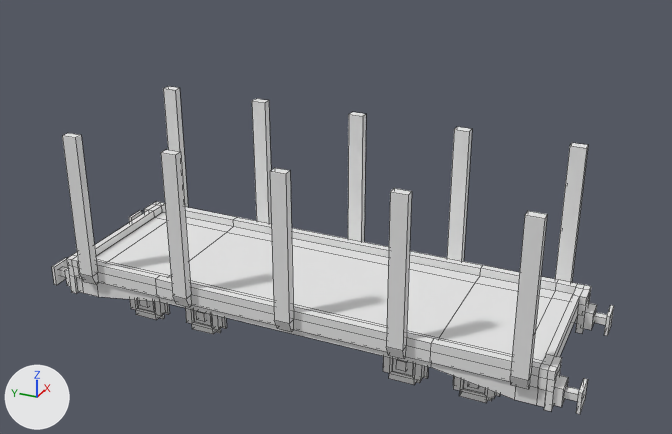
Renders of the Blender file moretrains_industrial/blend/moretrains_wagon_wood.blend from each side of a commit.
The view is the same before and after, from a 50 mm camera at (-69.0, -32.5, 42.8) aimed at (0.2, -1.4, 8.2). The axes (+X, +Y, +Z) are drawn at lower left. The lights are the same throughout. Mesh edges are drawn as thin lines.

The first picture shows 'wood_wagon'.
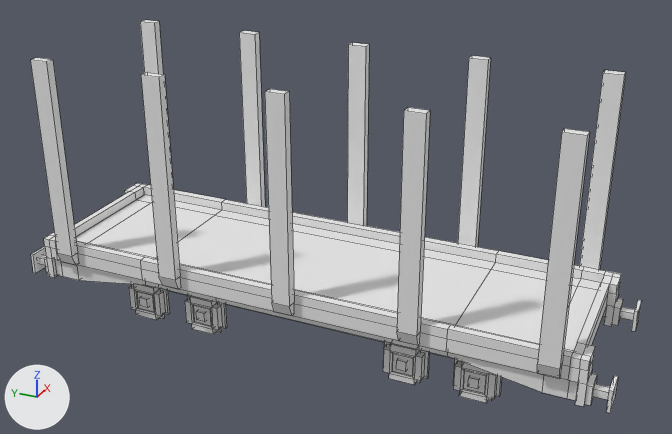
The change, as a diff of the scene's bpy script:
```diff
--- a/moretrains_industrial/blend/moretrains_wagon_wood.blend.py
+++ b/moretrains_industrial/blend/moretrains_wagon_wood.blend.py
@@ me_cube_033 @@
 # used by ob_wood_wagon; location = (0.0, 0.0, 0.0)
-me_cube_033.from_pydata(...)  # 960 vertices, 809 faces; spans x -8.3..8.3, y -25.4..25.4, z -3.8..15.4
+me_cube_033.from_pydata(...)  # 960 vertices, 809 faces; spans x -8.4..8.5, y -27.6..27.6, z -3.8..21.9
+# me_cube_033 part 1: the loose piece of 8 vertices spanning x -4.6..4.6, y -21.3..21.3, z -1.7..1.0 is scaled about its middle by (1.04, 1.13, 1.51), then moved by (0.0, 0.0, 0.5)
+# me_cube_033 part 2: the loose piece of 16 vertices spanning x -7.1..-5.4, y 23.0..25.3, z -0.8..0.9 is moved by (-0.2, 2.2, 0.9)
+# me_cube_033 part 3: the loose piece of 8 vertices spanning x -7.3..-5.3, y 25.1..25.4, z -0.9..1.1 is moved by (-0.2, 2.2, 0.9)
+# me_cube_033 part 4: the loose piece of 8 vertices spanning x 5.3..7.3, y 25.1..25.4, z -0.9..1.1 is moved by (0.2, 2.2, 0.9)
+# me_cube_033 part 5: the loose piece of 16 vertices spanning x -7.1..-5.4, y -25.3..-23.0, z -0.8..0.9 is moved by (-0.2, -2.2, 0.9)
+# me_cube_033 part 6: the loose piece of 8 vertices spanning x -7.3..-5.3, y -25.4..-25.1, z -0.9..1.1 is moved by (-0.2, -2.2, 0.9)
+# me_cube_033 part 7: the loose piece of 16 vertices spanning x 5.4..7.1, y -25.3..-23.0, z -0.8..0.9 is moved by (0.2, -2.2, 0.9)
+# me_cube_033 part 8: the loose piece of 8 vertices spanning x 5.3..7.3, y -25.4..-25.1, z -0.9..1.1 is moved by (0.2, -2.2, 0.9)
+# me_cube_033 part 9: the loose piece of 192 vertices spanning x -7.4..7.4, y -23.2..23.2, z -1.2..2.5 is scaled about its middle by (1.02, 1.1, 1.11), then moved by (0.0, 0.0, 1.5)
+# me_cube_033 part 10: the loose piece of 32 vertices spanning x -7.2..-6.7, y -22.6..22.6, z -1.1..0.6 is scaled about its middle by (1.02, 1.1, 1.11), then moved by (0.0, 0.0, 1.4)
+# me_cube_033 part 11: 120 of 960 vertices moved; they spanned x -8.3..8.3, y -21.4..21.1, z 0.6..15.4 and now span x -8.4..8.5, y -23.6..23.4, z 2.3..21.9; mean shift (0.0, 0.0, 3.3); largest move (8.3, -21.4, 15.4) -> (8.5, -23.6, 21.9)
 me_cube_033.materials.append(mat_wood)
```

What differs and where, as boxes [x1, y1, x2, y2] in the pictures (672 x 434 px; the box of a moved part takes in the faces that stretch with it):
'wood_wagon', reshaped (9% wider, 20% taller)
    before: [52, 86, 614, 414]
    after: [31, 20, 642, 413]
part 1 of me_cube_033, moved or reshaped (not visible before)
    after: [168, 290, 451, 358]
part 2 of me_cube_033, moved or reshaped
    before: [60, 267, 71, 286]
    after: [39, 255, 49, 274]
part 3 of me_cube_033, moved or reshaped
    before: [52, 258, 68, 285]
    after: [31, 246, 46, 273]
part 4 of me_cube_033, moved or reshaped (not visible afterwards)
    before: [129, 211, 142, 222]
part 5 of me_cube_033, moved or reshaped
    before: [553, 375, 580, 407]
    after: [584, 373, 610, 406]
part 6 of me_cube_033, moved or reshaped
    before: [576, 378, 588, 414]
    after: [606, 376, 618, 413]
part 7 of me_cube_033, moved or reshaped
    before: [583, 303, 607, 330]
    after: [612, 298, 635, 325]
part 8 of me_cube_033, moved or reshaped
    before: [604, 305, 614, 336]
    after: [631, 300, 642, 331]
part 9 of me_cube_033, moved or reshaped
    before: [67, 201, 591, 411]
    after: [44, 183, 621, 407]
part 10 of me_cube_033, moved or reshaped
    before: [76, 277, 546, 407]
    after: [55, 260, 578, 400]
part 11 of me_cube_033, moved or reshaped
    before: [62, 86, 588, 389]
    after: [31, 20, 626, 378]
